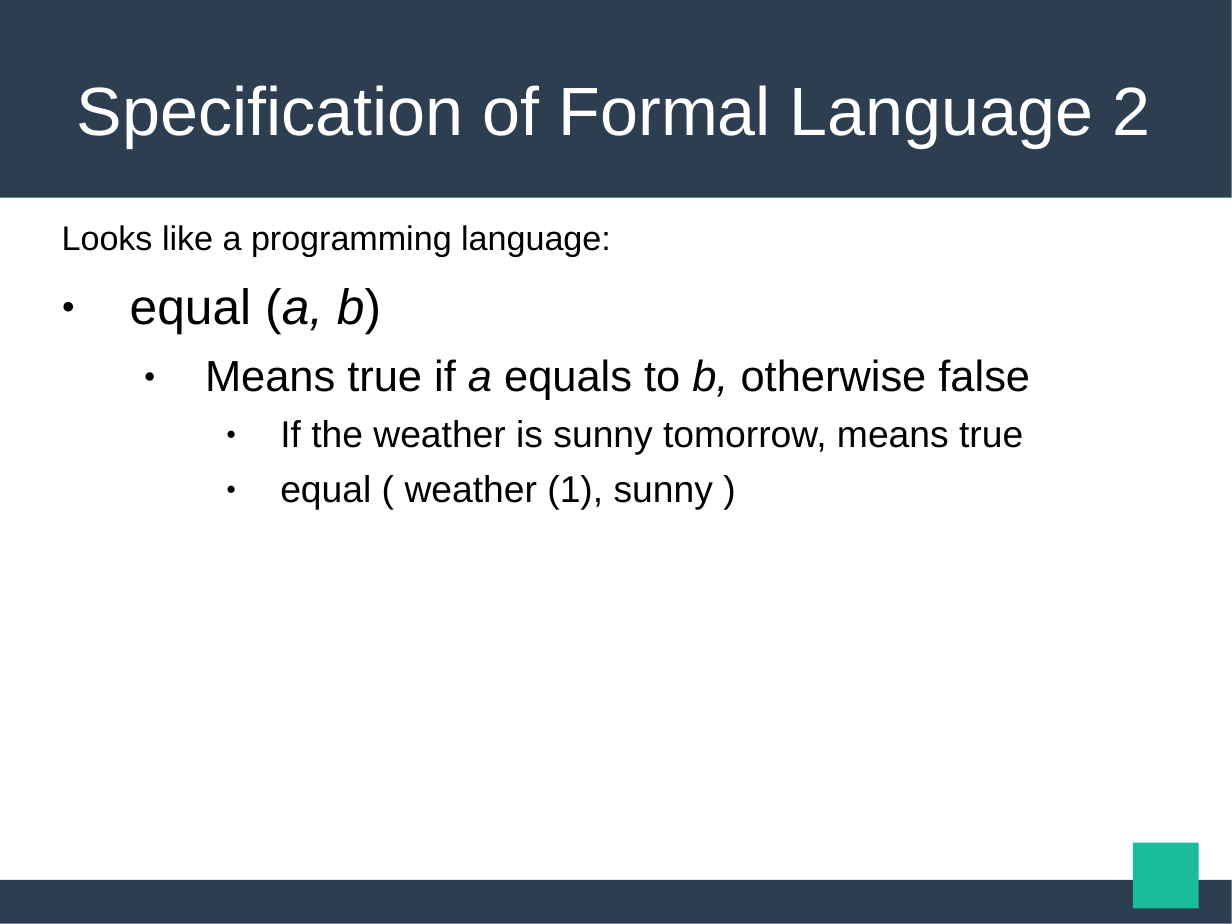
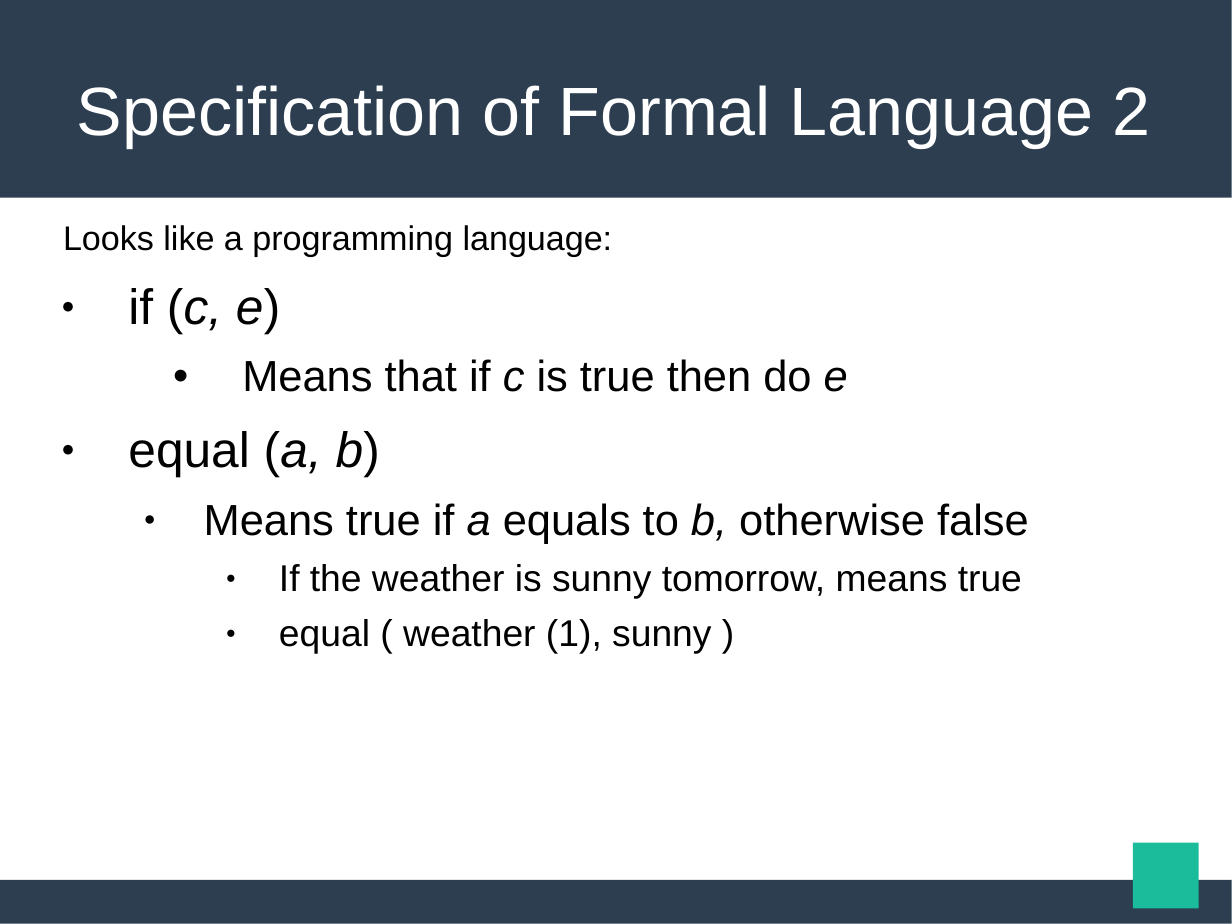
Before and after one commit to maekawatoshiki/neural-machine-translation-demo, a slide deck: slide 10 of NY_slide.ppt. Drawn at 1232x924 pixels with LibreOffice and Linux fonts; fonts in the diff are those of the drawing. Boxes give left, top, right and bottom in pixels: in the first picture for what was removed or moved away, otherwise in the second. Text is boxed around its words. In the diff, an @@ line names an element or a change of style, - is before the commit and + after.

```diff
--- a/NY_slide.ppt
+++ b/NY_slide.ppt
@@ text at <box>63,225,1029,654</box>: indent changed @@
@@ text at <box>128,288,848,392</box>: paragraphs added @@
+● if (c, e)
+  • Means that if c is true then do e
```
Also in this commit, not shown: 18 other slides changed, 2 slides added, 2 other files.
